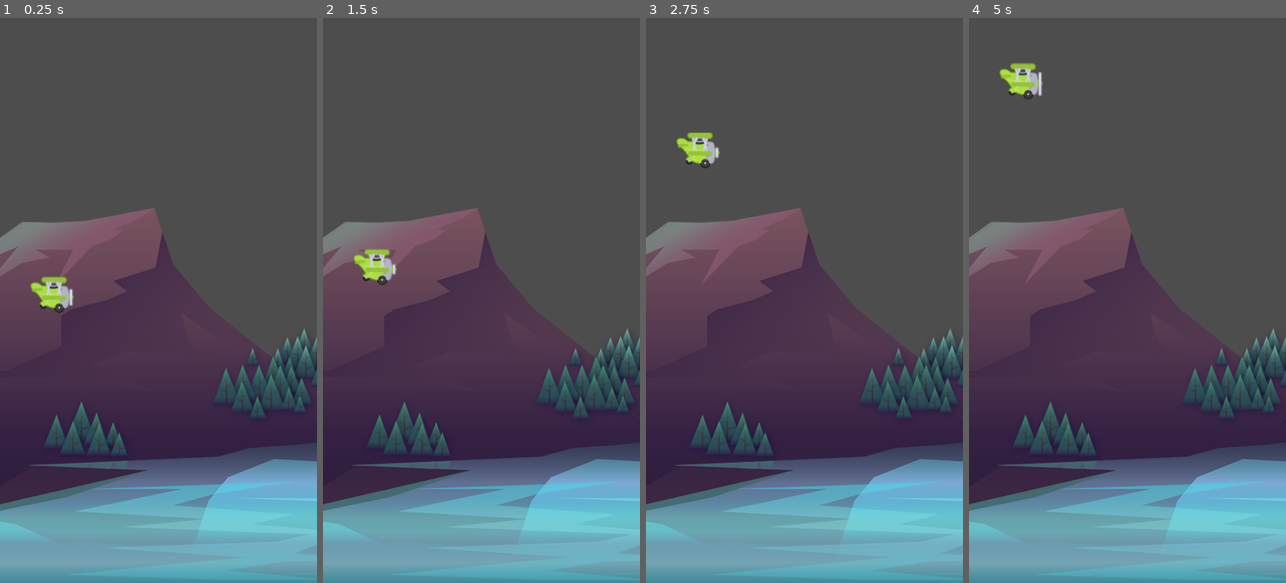
Above: before the commit, frames 1-4 (left to right).
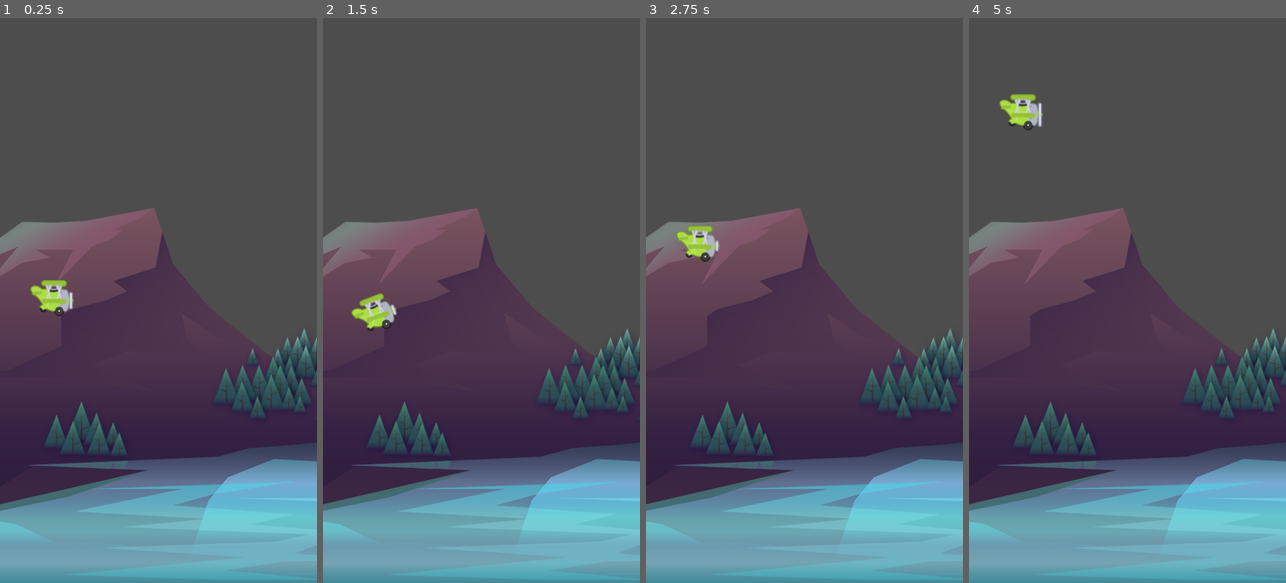
Above: after the commit, the same moments.

Repository: gbstorey/tappy
Game: Godot game, scene res://scenes/game/game.tscn
Same seed, same stepped clock (60 frames per second), same inputs: the game is played once before the commit and once after it.
Inputs:
- Up to frame 1 (0.25 s): no input
- Up to frame 2 (1.5 s): tap Space (fly) at 0.6, 1.35 s
- Up to frame 3 (2.75 s): tap Space (fly) at 2.1 s
- Up to frame 4 (5 s): tap Space (fly) at 2.85, 3.6, 4.35 s

The runs differ from the first frame. In frame 1, 0.5% of the frame differs, in the area x 9-24%, y 45-53%; in frame 2, 1.1%; in frame 3, 1.1%; in frame 4, 1.1%, in the area x 9-24%, y 8-20%.

Commit message:
Jump animation

Diff:
--- a/scenes/plane/plane.gd
+++ b/scenes/plane/plane.gd
@@ -1,9 +1,10 @@
 extends CharacterBody2D
 
-const GRAVITY:float = 700.0
+const GRAVITY:float = 850.0
 const JUMP_VELOCITY:float = -400.0
 
 @onready var sprite : AnimatedSprite2D = $Sprite
+@onready var animation_player : AnimationPlayer = $AnimationPlayer
 
 
 # Called when the node enters the scene tree for the first time.
@@ -23,6 +24,7 @@
 func fly() -> void:
 	if Input.is_action_just_pressed("fly"):
 		velocity.y = JUMP_VELOCITY
+		animation_player.play("power")
 
 
 func die() -> void:
--- a/scenes/plane/plane.tscn
+++ b/scenes/plane/plane.tscn
@@ -35,6 +35,43 @@
 [sub_resource type="CircleShape2D" id="CircleShape2D_2qay2"]
 radius = 23.0217
 
+[sub_resource type="Animation" id="Animation_loguf"]
+resource_name = "power"
+length = 0.3
+tracks/0/type = "value"
+tracks/0/imported = false
+tracks/0/enabled = true
+tracks/0/path = NodePath("Sprite:rotation")
+tracks/0/interp = 2
+tracks/0/loop_wrap = true
+tracks/0/keys = {
+"times": PackedFloat32Array(0, 0.1, 0.3),
+"transitions": PackedFloat32Array(1, 1, 1),
+"update": 0,
+"values": [0.0, -0.349066, 0.0]
+}
+
+[sub_resource type="Animation" id="Animation_lqqr6"]
+length = 0.001
+tracks/0/type = "value"
+tracks/0/imported = false
+tracks/0/enabled = true
+tracks/0/path = NodePath("Sprite:rotation")
+tracks/0/interp = 1
+tracks/0/loop_wrap = true
+tracks/0/keys = {
+"times": PackedFloat32Array(0),
+"transitions": PackedFloat32Array(1),
+"update": 0,
+"values": [0.0]
+}
+
+[sub_resource type="AnimationLibrary" id="AnimationLibrary_548sg"]
+_data = {
+"RESET": SubResource("Animation_lqqr6"),
+"power": SubResource("Animation_loguf")
+}
+
 [node name="Plane" type="CharacterBody2D"]
 script = ExtResource("1_750pc")
 
@@ -43,7 +80,12 @@
 sprite_frames = SubResource("SpriteFrames_2s4se")
 animation = &"fly"
 autoplay = "fly"
-frame_progress = 0.564014
+frame_progress = 0.59078
 
 [node name="CollisionShape2D" type="CollisionShape2D" parent="."]
 shape = SubResource("CircleShape2D_2qay2")
+
+[node name="AnimationPlayer" type="AnimationPlayer" parent="."]
+libraries = {
+"": SubResource("AnimationLibrary_548sg")
+}
Not shown: 1 places in scenes/plane/plane.tscn that only renumber resources
